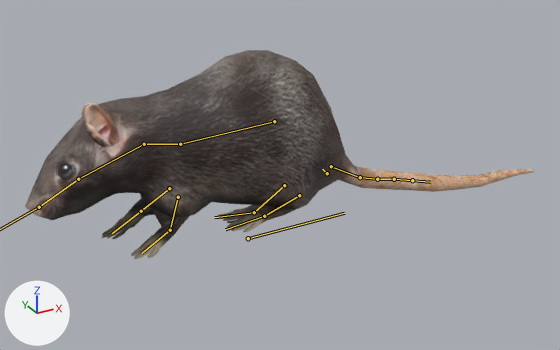
A saved change to the glTF model Pages/import-oversight/Assets/Models/rat.gltf.
One viewpoint serves both versions: a 50 mm camera at (-2.603, -0.572, 0.277) aimed at (-2.404, -0.209, 0.096). Lighting does not change. The marker at lower left points along +X, +Y and +Z. Both versions are drawn at frame 35 of the action 'ratAnim'; the numbers are the values there. The bones that bend it are drawn over the model as lines.

Objects in the first picture: 'rat_mesh'.
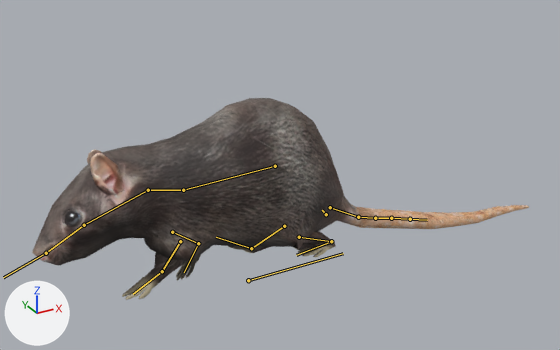
Changed parts and their boxes (x1, y1, x2, y2) in the pictures (560 x 350 px):
'rat_mesh', posed: before (25, 50, 534, 259); after (32, 98, 529, 300)
bone '_rootJoint', root to tip: before (248, 238) to (344, 213); after (248, 280) to (343, 253)
bone 'Bone017_06', root to tip: before (299, 195) to (264, 216); after (299, 237) to (331, 241)
bone 'Bone018_07', root to tip: before (264, 216) to (225, 229); after (331, 241) to (296, 255)
bone 'Bone019_08', root to tip: before (284, 185) to (254, 212); after (284, 226) to (251, 248)
bone 'Bone020_09', root to tip: before (254, 212) to (214, 217); after (251, 248) to (216, 237)
bone 'Bone023_010', root to tip: before (169, 188) to (141, 211); after (172, 232) to (198, 243)
bone 'Bone024_011', root to tip: before (141, 211) to (112, 233); after (198, 243) to (184, 272)
bone 'Bone021_012', root to tip: before (178, 197) to (170, 230); after (180, 241) to (162, 271)
bone 'Bone022_013', root to tip: before (170, 230) to (142, 253); after (162, 271) to (133, 294)

Edits to the bpy script that builds the scene:
```text
Change bone_rootjoint:
    where bone_rootjoint = bpy.data.objects['rat_rig'].pose.bones['_rootJoint']
    bone_rootjoint.location: (0.0527, -2.2093, 0.0) -> (0.0264, -2.2093, 0.0)
Change bone_bone017_06:
    where bone_bone017_06 = bpy.data.objects['rat_rig'].pose.bones['Bone017_06']  # child of 'Bone001_00'
    bone_bone017_06.rotation_quaternion: (0.998, -0.063, 0.0, -0.004) -> (0.387, 0.922, 0.004, -0.002)  # degrees (-7, 0, 0) -> degrees (134, 0, 0)
Change bone_bone018_07:
    where bone_bone018_07 = bpy.data.objects['rat_rig'].pose.bones['Bone018_07']  # child of 'Bone017_06'
    bone_bone018_07.rotation_quaternion: (0.988, 0.151, 0.004, 0.027) -> (0.472, -0.882, 0.018, 0.007)  # degrees (17, 0, 3) -> degrees (-124, 2, -1)
Change bone_bone019_08:
    where bone_bone019_08 = bpy.data.objects['rat_rig'].pose.bones['Bone019_08']  # child of 'Bone001_00'
    bone_bone019_08.rotation_quaternion: (0.992, 0.104, 0.007, 0.067) -> (0.997, 0.03, 0.002, 0.067)  # degrees (12, 0, 8) -> degrees (3, 0, 8)
Change bone_bone020_09:
    where bone_bone020_09 = bpy.data.objects['rat_rig'].pose.bones['Bone020_09']  # child of 'Bone019_08'
    bone_bone020_09.rotation_quaternion: (0.996, -0.087, -0.002, 0.027) -> (0.97, -0.237, 0.036, 0.039)  # degrees (-10, 0, 3) -> degrees (-27, 5, 3)
Change bone_bone023_010:
    where bone_bone023_010 = bpy.data.objects['rat_rig'].pose.bones['Bone023_010']  # child of 'Bone001_00'
    bone_bone023_010.rotation_quaternion: (0.986, -0.165, -0.015, 0.032) -> (0.684, 0.729, -0.031, 0.017)  # degrees (-19, -1, 4) -> degrees (94, -4, -1)
Change bone_bone024_011:
    where bone_bone024_011 = bpy.data.objects['rat_rig'].pose.bones['Bone024_011']  # child of 'Bone023_010'
    bone_bone024_011.rotation_quaternion: (0.992, 0.127, 0.0, 0.0) -> (0.829, -0.557, 0.035, 0.02)  # degrees (15, 0, 0) -> degrees (-68, 5, 0)
Change bone_bone021_012:
    where bone_bone021_012 = bpy.data.objects['rat_rig'].pose.bones['Bone021_012']  # child of 'Bone001_00'
    bone_bone021_012.rotation_quaternion: (0.971, 0.219, -0.089, 0.032) -> (0.995, 0.033, -0.093, 0.015)  # degrees (25, -11, 1) -> degrees (4, -11, 1)
Change bone_bone022_013:
    where bone_bone022_013 = bpy.data.objects['rat_rig'].pose.bones['Bone022_013']  # child of 'Bone021_012'
    bone_bone022_013.rotation_quaternion: (0.972, -0.205, 0.098, 0.065) -> (0.991, -0.07, 0.105, 0.05)  # degrees (-23, 13, 5) -> degrees (-8, 12, 5)
```
